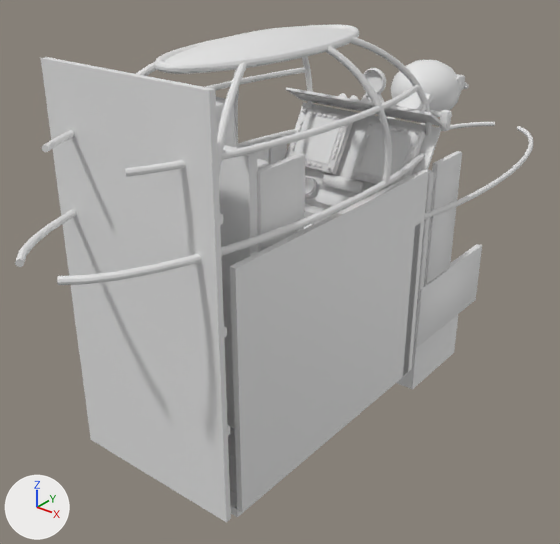
The glTF model assets/models/choppa/cockpit_gunship.glb, before and after one commit.
The view is the same before and after, from a 50 mm camera at (1.52, -1.87, 0.61) aimed at (-0.18, 0.25, -0.7). Every picture has the same lights, and +X, +Y and +Z are marked at lower left. The first picture is the older version. Vertices at exactly the same position are counted once.

The older version as bpy lines, for what is in view:
```python
me_cube = bpy.data.meshes.new('Cube')
me_cube.from_pydata(...)  # 11662 vertices, 21960 faces; spans x -0.32..0.32, y -0.61..1.2, z -1.38..0.22
me_cube.materials.append(mat_paint)  # white #e7e7e7
me_cube.materials.append(mat_metal)  # white #e7e7e7
me_cube.materials.append(mat_dark)  # white #e7e7e7
me_cube.materials.append(mat_screen)  # white #e7e7e7
me_cube.materials.append(mat_brass)  # white #e7e7e7
me_cube.materials.append(mat_rubber)  # white #e7e7e7
me_cube.materials.append(mat_hazard)  # white #e7e7e7
me_cube.materials.append(mat_glass)  # white #e7e7e7
me_cube.materials.append(mat_fabric)  # white #e7e7e7
me_cube.materials.append(mat_placard)  # white #e7e7e7
me_roof = bpy.data.meshes.new('roof')
me_roof.from_pydata(...)  # 2667 vertices, 5244 faces; spans x -0.34..0.34, y -0.92..1.88, z -0.45..0.25
me_roof.materials.append(mat_paint)  # white #e7e7e7
ob_frame = bpy.data.objects.new('frame', me_roof)
ob_frame.location = (0.0, 0.0, 0.0)
ob_shell = bpy.data.objects.new('shell', me_cube)
ob_shell.location = (0.0, 0.0, 0.0)
```
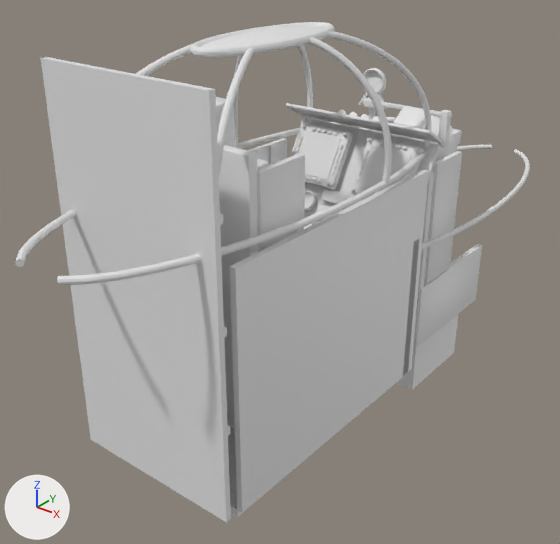
Patch to the scene script:
```diff
--- a/assets/models/choppa/cockpit_gunship.glb.py
+++ b/assets/models/choppa/cockpit_gunship.glb.py
@@ me_roof @@
 # used by ob_frame; location = (0.0, 0.0, 0.0)
-me_roof.from_pydata(...)  # 2667 vertices, 5244 faces; spans x -0.34..0.34, y -0.92..1.88, z -0.45..0.25
+me_roof.from_pydata(...)  # 2327 vertices, 4572 faces; spans x -0.34..0.34, y -0.92..1.88, z -0.57..0.25
+# me_roof part 1: the loose piece of 170 vertices spanning x -0.34..-0.06, y 0.29..1.88, z -0.45..-0.43 is moved by (0.0, 0.0, -0.12)
+# me_roof part 2: the loose piece of 170 vertices spanning x 0.06..0.34, y 0.29..1.88, z -0.45..-0.43 is moved by (0.0, 0.0, -0.12)
+# me_roof part 3: 427 vertices moved within x -0.33..0.33, y -0.58..0.55, z -0.17..0.25; 1218 vertices removed from x -0.32..0.33, y -0.74..0.54, z -0.18..0.25; 878 vertices added at x -0.28..0.33, y -0.58..0.53, z -0.17..0.25
 me_roof.materials.append(mat_paint)
@@ me_cube @@
 # used by ob_shell; location = (0.0, 0.0, 0.0)
-me_cube.from_pydata(...)  # 11662 vertices, 21960 faces; spans x -0.32..0.32, y -0.61..1.2, z -1.38..0.22
+me_cube.from_pydata(...)  # 11646 vertices, 21932 faces; spans x -0.32..0.32, y -0.61..1.2, z -1.38..0.22
+# me_cube part 4: the loose piece of 56 vertices spanning x -0.3..0.3, y 0.37..0.56, z -0.43..-0.12 is moved by (0.0, 0.0, -0.06)
+# me_cube part 5: the loose piece of 56 vertices spanning x -0.31..0.31, y 0.45..0.56, z -0.11..-0.04 is rebuilt with 56 vertices and now spans x -0.31..0.31, y 0.45..0.56, z -0.17..-0.1
+# me_cube part 6: 60 loose pieces with 2914 vertices, spanning x -0.25..0.25, y 0.38..1.13, z -0.3..0.02, are deleted
+# me_cube part 7: 115 vertices moved within x -0.26..0.26, y 0.38..0.49, z -0.42..-0.12; 1418 vertices removed from x -0.32..0.32, y 0.32..0.59, z -0.72..-0.12; 4284 vertices added at x -0.32..0.32, y 0.32..1.15, z -0.78..-0.06
+# other edits to the shape of me_cube do not show in these pictures
 me_cube.materials.append(mat_paint)
```

Changed parts and their boxes (x1, y1, x2, y2) in the pictures (560 x 544 px; the box of a moved part takes in the faces that stretch with it):
'frame', reshaped
    before: (15, 25, 533, 285)
    after: (15, 22, 530, 285)
part 1 of me_roof, moved or reshaped (mostly hidden)
    before: (441, 122, 495, 131)
    after: (456, 145, 492, 151)
part 2 of me_roof, moved or reshaped
    before: (424, 126, 533, 220)
    after: (422, 149, 530, 249)
part 3 of me_roof, moved or reshaped
    before: (42, 25, 432, 177)
    after: (142, 22, 432, 163)
part 4 of me_cube, moved or reshaped
    before: (285, 102, 441, 201)
    after: (290, 117, 440, 215)
part 5 of me_cube, rebuilt
    before: (286, 87, 444, 126)
    after: (286, 103, 442, 143)
part 6 of me_cube, deleted
    before: (286, 60, 465, 185)
part 7 of me_cube, cut back
    before: (288, 108, 451, 375)
    after: (293, 107, 462, 376)
